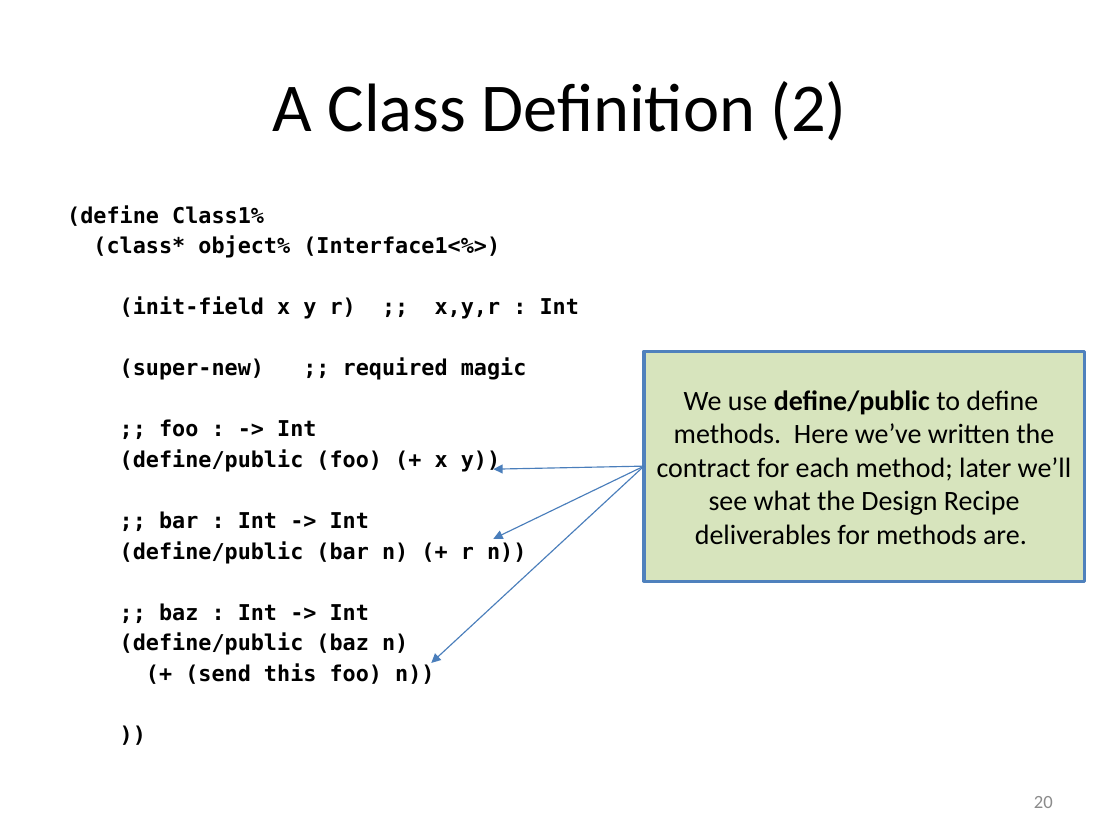
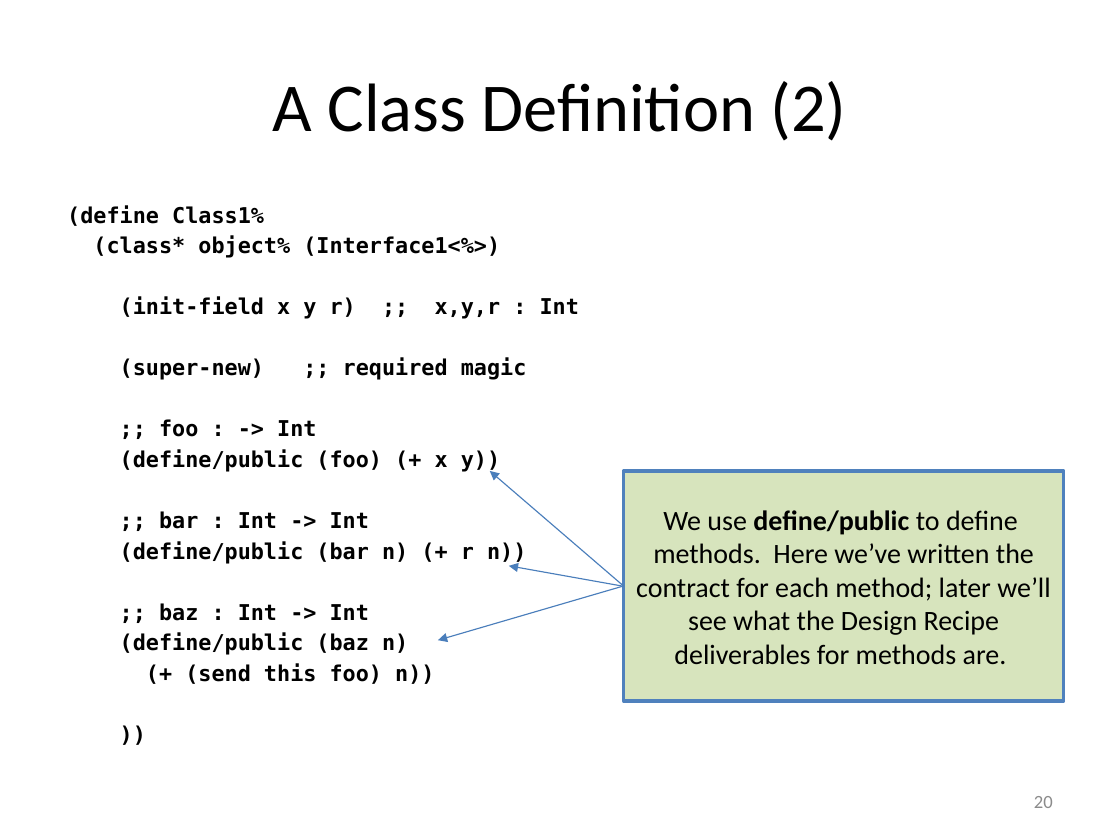
Before and after one commit to mwand/cs5010f16, a slide deck: slide 20 of Slides/Lesson 9.1 Classes, Objects, and Methods.pptx. Drawn at 1120x840 pixels with LibreOffice and Linux fonts; fonts in the diff are those of the drawing. Boxes give left, top, right and bottom in pixels: in the first picture for what was removed or moved away, otherwise in the second. Text is boxed around its words. In the diff, an @@ line names an element or a change of style, - is before the commit and + after.

```diff
--- a/Slides/Lesson 9.1 Classes, Objects, and Methods.pptx
+++ b/Slides/Lesson 9.1 Classes, Objects, and Methods.pptx
@@ arrow moved from (644, 466) - (494, 469) to (624, 586) - (489, 470) @@
@@ rectangle "We use define/public to define ...": place and size @@
-rectangle "We use define/public to define ..." at [644,352,1084,581]
+rectangle "We use define/public to define ..." at [624,470,1064,700]
@@ arrow moved from (644, 466) - (494, 539) to (622, 586) - (508, 566) @@
@@ arrow moved from (644, 466) - (431, 663) to (624, 586) - (438, 641) @@
```
Also in this commit, not shown: 4 other slides changed, 10 other files.
